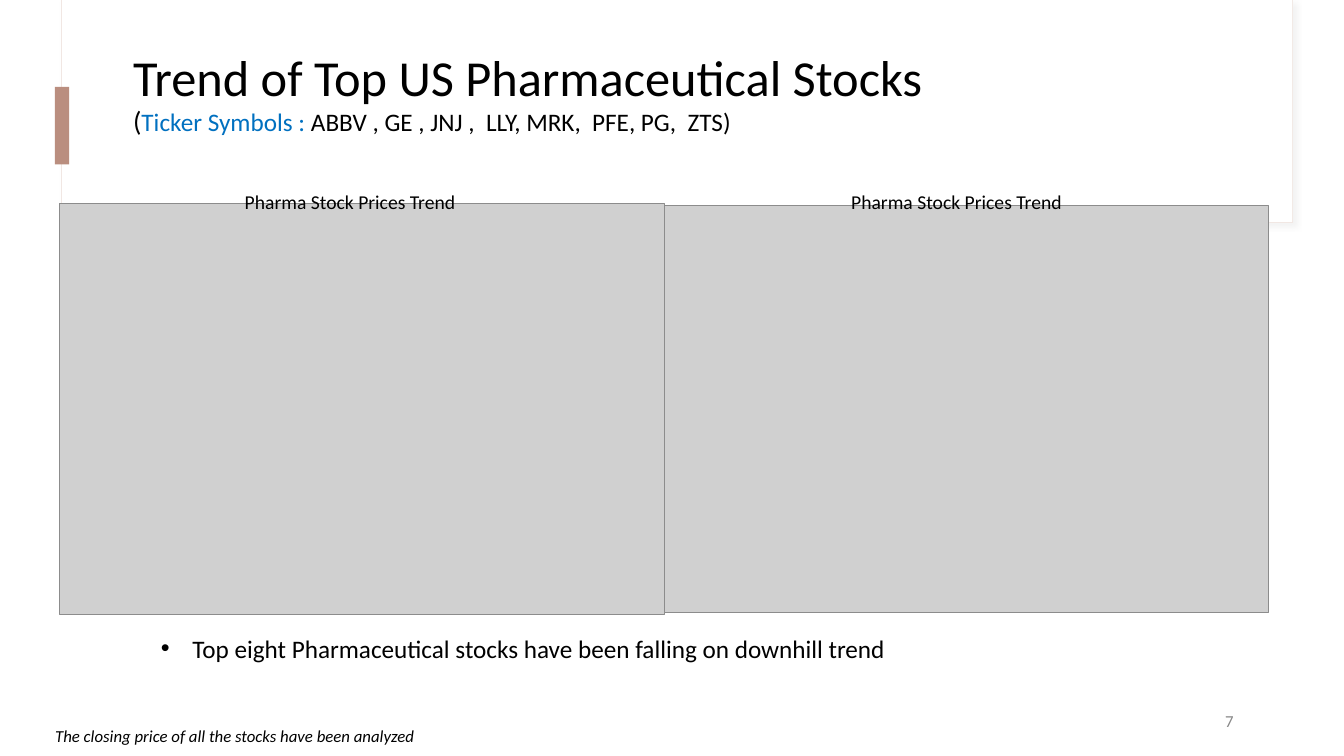
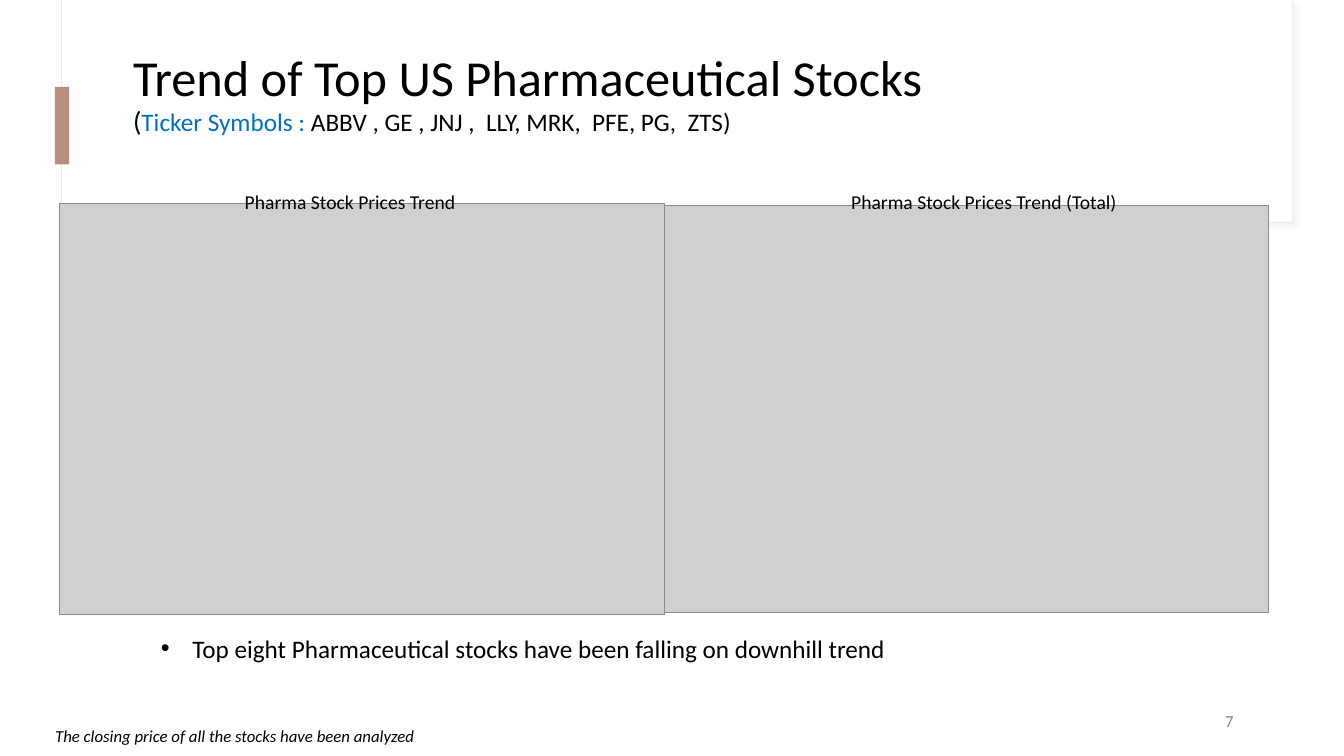
Before and after one commit to DataAnalyst77002/Projects_01, a slide deck: slide 7 of Group_8/Project_01_Group_08.pptx. Drawn at 1344x756 pixels with LibreOffice and Linux fonts; fonts in the diff are those of the drawing; grey boxes stand for pictures. Boxes give left, top, right and bottom in pixels: in the first picture for what was removed or moved away, otherwise in the second. Text is boxed around its words. In the diff, an @@ line names an element or a change of style, - is before the commit and + after.

```diff
--- a/Group_8/Project_01_Group_08.pptx
+++ b/Group_8/Project_01_Group_08.pptx
@@ text at <box>851,193,1116,212</box>: text changed @@
-Pharma Stock Prices Trend
+Pharma Stock Prices Trend (Total)
```
Also in this commit, not shown: 4 other slides changed, 1 slide added, 3 other files.
